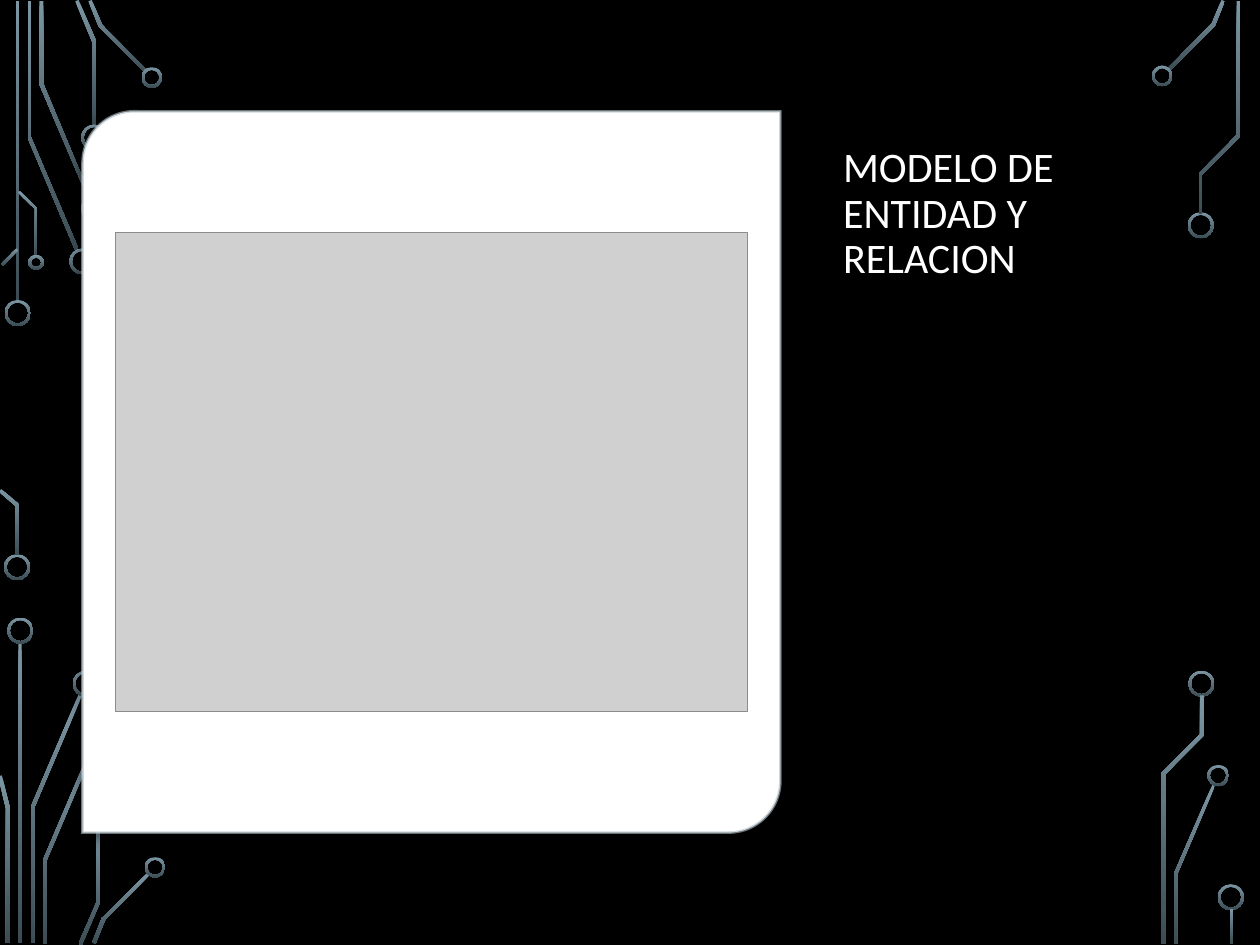
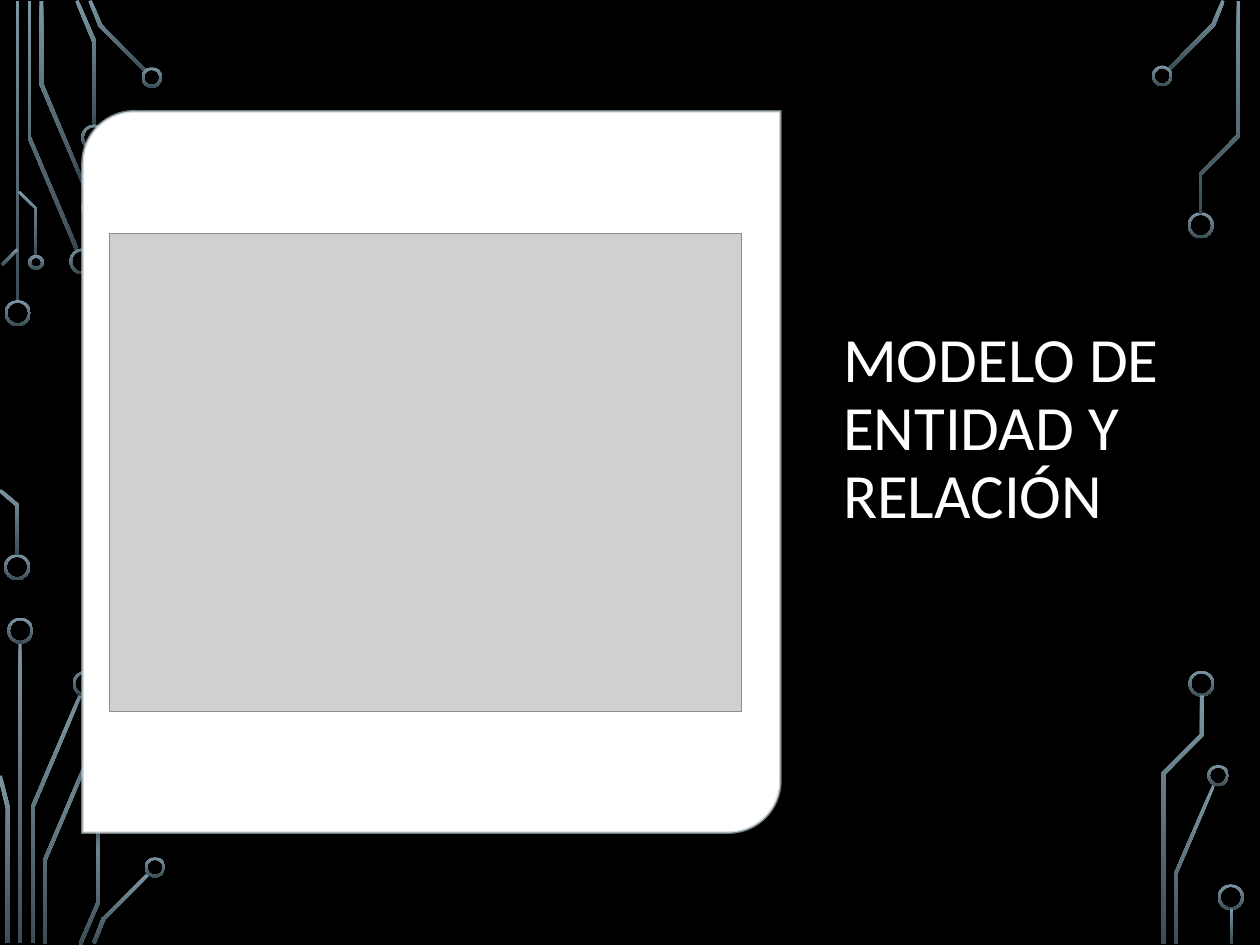
Before and after one commit to camiloXweird/IngenieriaDeSoftware, a slide deck: slide 18 of Documentos/Presentacion_PosmortemCiclo2.pptx (slide 17 before the commit). Drawn at 1260x945 pixels with LibreOffice and Linux fonts; fonts in the diff are those of the drawing; grey boxes stand for pictures; background and template pictures are left out. Boxes give left, top, right and bottom in pixels: in the first picture for what was removed or moved away, otherwise in the second. Text is boxed around its words. In the diff, an @@ line names an element or a change of style, - is before the commit and + after.

```diff
--- a/Documentos/Presentacion_PosmortemCiclo2.pptx
+++ b/Documentos/Presentacion_PosmortemCiclo2.pptx
@@ picture: place and size @@
-picture at (116,233,747,712)
+picture at (110,233,741,712)
@@ title at (843,341,1158,519): text changed; size 24 to 36 pt @@
-MODELO DE ENTIDAD Y RELACION
+MODELO DE ENTIDAD Y RELACIÓN
```
Also in this commit, not shown: 14 other slides changed, 4 slides added, 2 slides removed, 1 other file.
